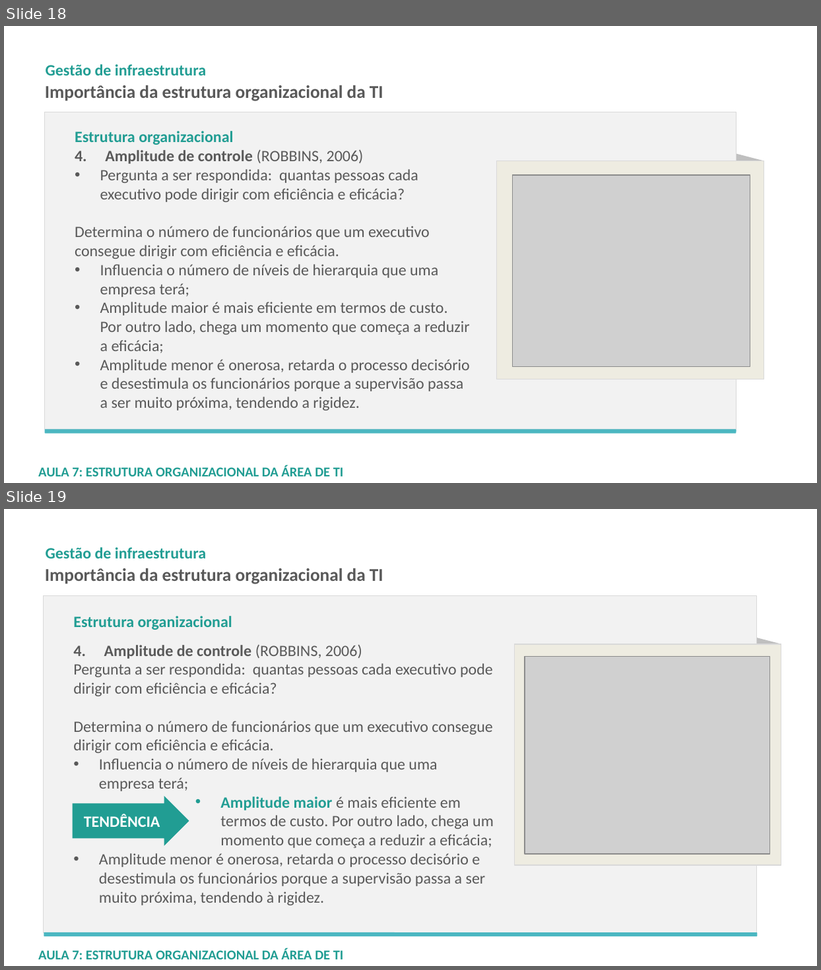
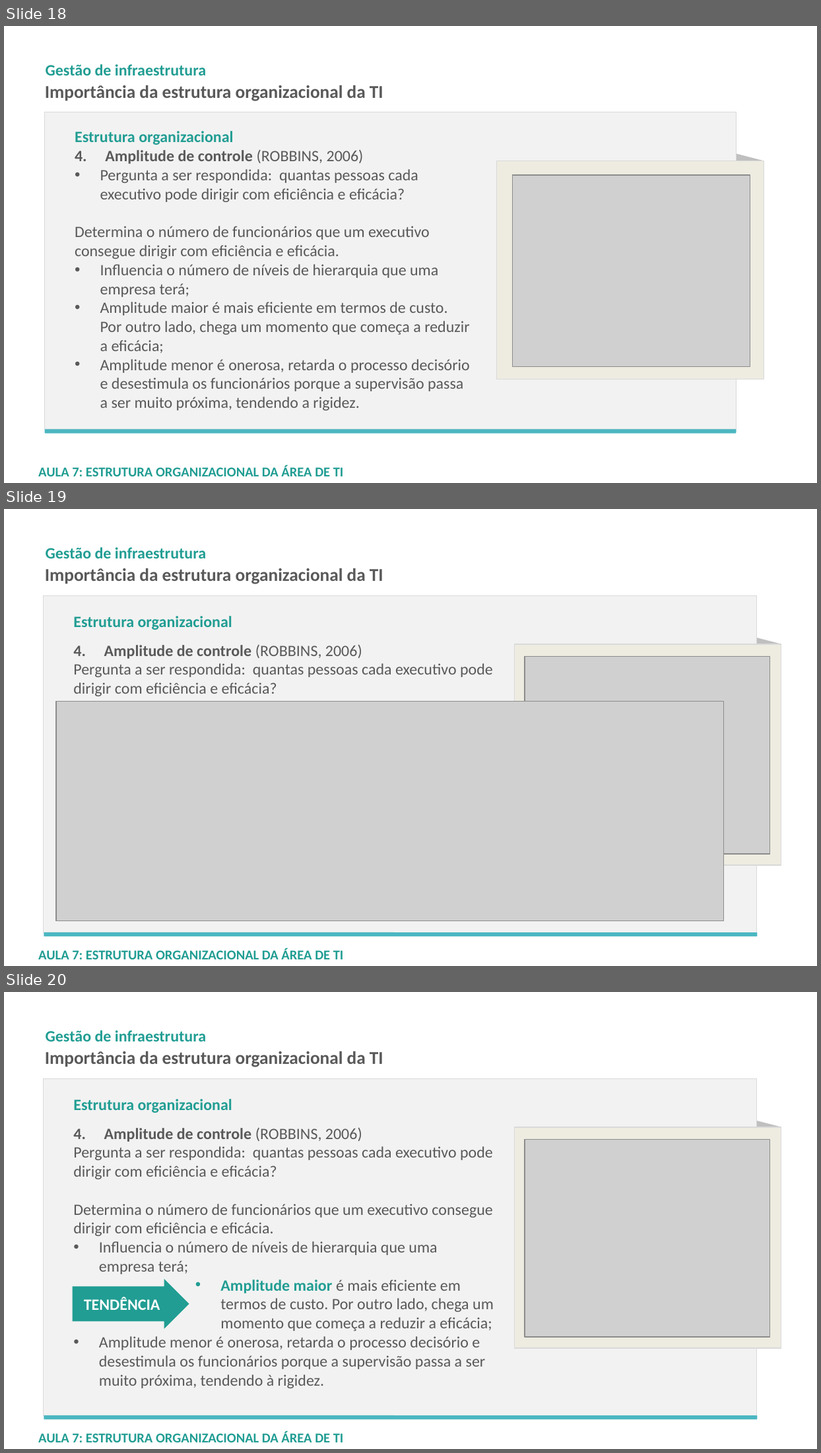
Before and after one commit to LeoCaronezi/CURSOS, a slide deck: GESTAO DE INFRAESTRUTURA - CCT0347/SLIDES/GI_ALB_20019_1_Aula07.pptx. Shown one above the other, each under a label of ours: slides 18 and 19 before the commit, slides 18, 19 and 20 after it. The pictures are 821x970 and 821x1453 pixels, drawn with LibreOffice and Linux fonts; fonts in the diff are those of the drawing; grey boxes stand for pictures; background and template pictures are left out. Boxes give left, top, right and bottom in pixels: in the first picture for what was removed or moved away, otherwise in the second. Text is boxed around its words. In the diff, an @@ line names an element or a change of style, - is before the commit and + after.

```diff
--- a/GESTAO DE INFRAESTRUTURA - CCT0347/SLIDES/GI_ALB_20019_1_Aula07.pptx
+++ b/GESTAO DE INFRAESTRUTURA - CCT0347/SLIDES/GI_ALB_20019_1_Aula07.pptx
@@ slide 19 added at box(4, 509, 817, 966), background picture (left out); not listed: 2 template elements that a slide beside it also shows @@
@@ text added at box(45, 568, 384, 584), 16 pt, text #595959, bold @@
+Importância da estrutura organizacional da TI
@@ rectangle added at box(43, 596, 757, 933), fill #F2F2F2, outline #D9D9D9 0.25 pt @@
@@ text added at box(73, 616, 493, 696), 14 pt, text #595959 @@
+Estrutura organizacional
+4. Amplitude de controle (ROBBINS, 2006)
+Pergunta a ser respondida: quantas pessoas cada executivo pode dirigir com eficiência e eficácia?
@@ rectangle added at box(515, 644, 781, 865), fill #EEECE1 @@
@@ rectangle added at box(515, 644, 781, 865), outline #D9D9D9 0.75 pt @@
@@ freeform shape added at box(724, 630, 783, 683), fill #BFBFBF @@
@@ picture added at box(524, 656, 770, 854) @@
@@ picture added at box(56, 701, 723, 921) @@
@@ rounded rectangle added at box(44, 933, 758, 937), fill #4BB7C1 @@
@@ what was slide 19 is now slide 20 @@
```
Also in this commit, not shown: 7 other files.
